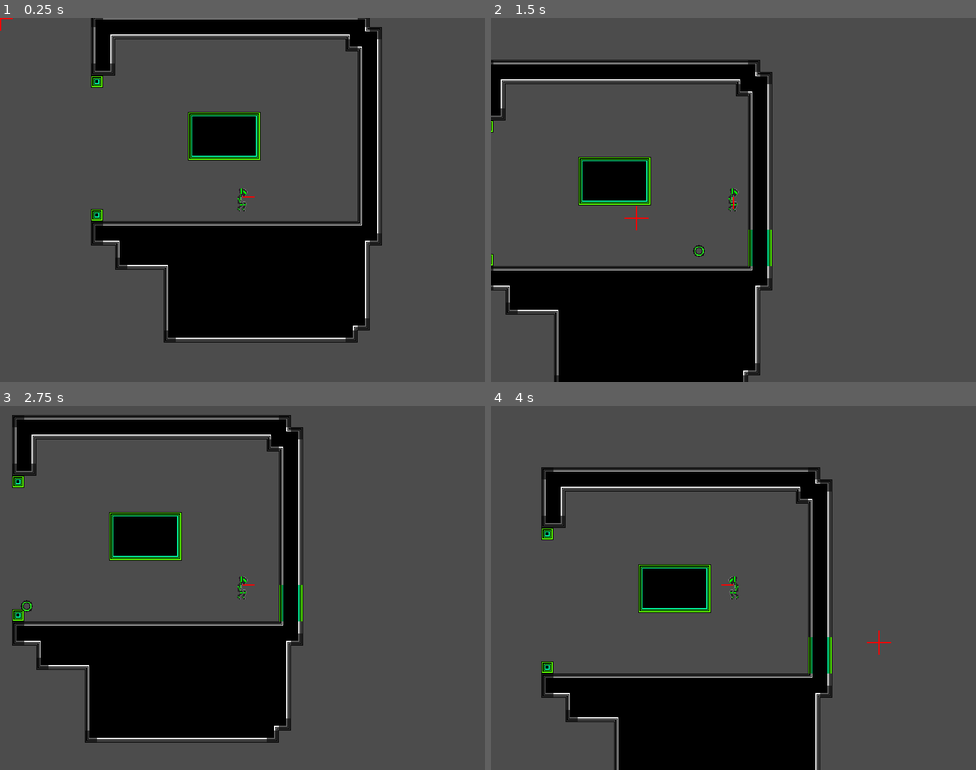
Above: before the commit, frames 1-4 (two rows, left to right).
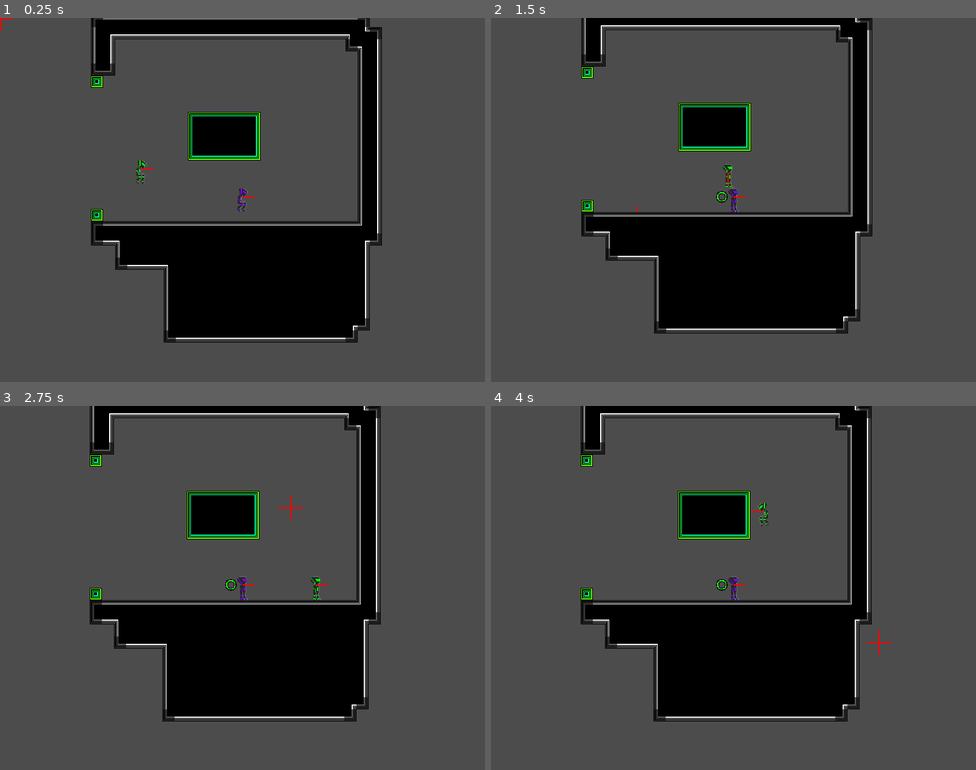
Above: after the commit, the same moments.

Repository: emmawithanE/Frisbee
Game: Godot game, scene res://scenes/World.tscn
Same seed, same stepped clock (60 frames per second), same inputs: the game is played once before the commit and once after it.
Inputs (mouse positions are in pixels of both pictures, inside the frame that each line leads up to):
- Up to frame 1 (0.25 s): no input
- Up to frame 2 (1.5 s): move the mouse to (840, 181) at 0.52 s; hold Right (ui_right) 0.53-1.28 s; click (840, 181) at 0.6 s; tap Space (ui_jump, bound only before the commit) at 0.77, 1.07 s; tap R (dash) at 0.8, 1.35 s; move the mouse to (636, 218) at 1.27 s; hold Down (ui_down) from 1.28 s (still down)
- Up to frame 3 (2.75 s): tap Space (ui_jump, bound only before the commit) at 1.52, 1.55, 1.82, 2.1 s; move the mouse to (291, 507) at 2.02 s; release Down (ui_down) at 2.03 s; hold Right (ui_right) from 2.03 s (still down); click (291, 507) at 2.3 s
- Up to frame 4 (4 s): move the mouse to (709, 660) at 2.77 s; release Right (ui_right) at 2.78 s; hold Up (ui_up) 2.78-3.53 s; click (709, 660) at 2.85 s; tap Space (ui_jump, bound only before the commit) at 3.02, 3.32, 3.77, 3.8 s; tap R (dash) at 3.05, 3.6 s; move the mouse to (879, 642) at 3.52 s; hold Left (ui_left) from 3.53 s (still down)

The runs differ from the first frame. In frame 1, 0.1% of the frame differs, in the area x 28-51%, y 39-53%; in frame 2, 36%, in the area x 0-79%, y 0-100%; in frame 3, 30%; in frame 4, 33%.

Commit message:
two players

Diff:
--- a/project.godot
+++ b/project.godot
@@ -103,30 +103,45 @@
 , Object(InputEventJoypadButton,"resource_local_to_scene":false,"resource_name":"","device":0,"button_index":2,"pressure":0.0,"pressed":false,"script":null)
  ]
 }
-aim_left={
-"deadzone": 0.5,
-"events": [ Object(InputEventJoypadMotion,"resource_local_to_scene":false,"resource_name":"","device":0,"axis":2,"axis_value":-1.0,"script":null)
- ]
-}
-aim_right={
-"deadzone": 0.5,
-"events": [ Object(InputEventJoypadMotion,"resource_local_to_scene":false,"resource_name":"","device":0,"axis":2,"axis_value":1.0,"script":null)
- ]
-}
-aim_up={
-"deadzone": 0.5,
-"events": [ Object(InputEventJoypadMotion,"resource_local_to_scene":false,"resource_name":"","device":0,"axis":3,"axis_value":-1.0,"script":null)
- ]
-}
-aim_down={
-"deadzone": 0.5,
-"events": [ Object(InputEventJoypadMotion,"resource_local_to_scene":false,"resource_name":"","device":0,"axis":3,"axis_value":1.0,"script":null)
- ]
-}
-ui_jump={
+jump={
 "deadzone": 0.5,
 "events": [ Object(InputEventKey,"resource_local_to_scene":false,"resource_name":"","device":0,"alt":false,"shift":false,"control":false,"meta":false,"command":false,"pressed":false,"scancode":32,"physical_scancode":0,"unicode":0,"echo":false,"script":null)
 , Object(InputEventJoypadButton,"resource_local_to_scene":false,"resource_name":"","device":0,"button_index":0,"pressure":0.0,"pressed":false,"script":null)
+ ]
+}
+ui_left_p2={
+"deadzone": 0.5,
+"events": [ Object(InputEventJoypadMotion,"resource_local_to_scene":false,"resource_name":"","device":1,"axis":0,"axis_value":-1.0,"script":null)
+ ]
+}
+ui_right_p2={
+"deadzone": 0.5,
+"events": [ Object(InputEventJoypadMotion,"resource_local_to_scene":false,"resource_name":"","device":1,"axis":0,"axis_value":1.0,"script":null)
+ ]
+}
+ui_up_p2={
+"deadzone": 0.5,
+"events": [ Object(InputEventJoypadMotion,"resource_local_to_scene":false,"resource_name":"","device":1,"axis":1,"axis_value":-1.0,"script":null)
+ ]
+}
+ui_down_p2={
+"deadzone": 0.5,
+"events": [ Object(InputEventJoypadMotion,"resource_local_to_scene":false,"resource_name":"","device":1,"axis":1,"axis_value":1.0,"script":null)
+ ]
+}
+click_p2={
+"deadzone": 0.5,
+"events": [ Object(InputEventJoypadButton,"resource_local_to_scene":false,"resource_name":"","device":1,"button_index":2,"pressure":0.0,"pressed":false,"script":null)
+ ]
+}
+dash_p2={
+"deadzone": 0.5,
+"events": [ Object(InputEventJoypadButton,"resource_local_to_scene":false,"resource_name":"","device":1,"button_index":0,"pressure":0.0,"pressed":false,"script":null)
+ ]
+}
+jump_p2={
+"deadzone": 0.5,
+"events": [ Object(InputEventJoypadButton,"resource_local_to_scene":false,"resource_name":"","device":1,"button_index":1,"pressure":0.0,"pressed":false,"script":null)
  ]
 }
 
--- a/scenes/Player.gd
+++ b/scenes/Player.gd
@@ -33,14 +33,29 @@
 var on_floor = false
 var bounced = false
 
+var UI_LEFT = "ui_left"
+var UI_RIGHT = "ui_right"
+var UI_UP = "ui_up"
+var UI_DOWN = "ui_down"
+var UI_CLICK = "click"
+var UI_JUMP = "jump"
+var UI_DASH = "dash"
+
 # Called when the node enters the scene tree for the first time.
 func _ready():
-	pass # Replace with function body.
+	if colour != 1:
+		UI_LEFT += "_p2"
+		UI_RIGHT += "_p2"
+		UI_UP += "_p2"
+		UI_DOWN += "_p2"
+		UI_CLICK += "_p2"
+		UI_JUMP += "_p2"
+		UI_DASH += "_p2"
 
 var last_aim = Vector2(1, 0)
 func aim_vector():
 	#var aim = Input.get_vector("aim_left", "aim_right", "aim_up", "aim_down")
-	var aim = Input.get_vector("ui_left", "ui_right", "ui_up", "ui_down")
+	var aim = Input.get_vector(UI_LEFT, UI_RIGHT, UI_UP, UI_DOWN)
 	if aim:
 		last_aim = aim
 	return last_aim
@@ -69,7 +84,7 @@
 			else:
 				$Sprite.set_frame_coords(Vector2(1, colour - 1))
 
-	if Input.is_action_just_pressed("click"):
+	if Input.is_action_just_pressed(UI_CLICK):
 		match shooting_state:
 			ShootingStates.Ready:
 				# print("Click!")
@@ -104,13 +119,12 @@
 		vel.y -= vel.y*vel.y*sign(vel.y)*0.01*delta
 	# jumping
 	if on_floor:
-		if Input.is_action_just_pressed("ui_jump"):
+		if Input.is_action_just_pressed(UI_JUMP):
 			vel.y = -JUMP
-
 	# movement
 
-	var left = Input.is_action_pressed("ui_left")
-	var right = Input.is_action_pressed("ui_right")
+	var left = Input.is_action_pressed(UI_LEFT)
+	var right = Input.is_action_pressed(UI_RIGHT)
 	if left != right:
 		if dash_state != DashState.ChargingDash:
 			var dx = -MAX_SPD*int(left) + MAX_SPD*int(right)
@@ -123,13 +137,13 @@
 
 	match dash_state:
 		DashState.Ready:
-			if Input.is_action_just_pressed("dash"):
+			if Input.is_action_just_pressed(UI_DASH):
 				dash_state = DashState.ChargingDash
 				vel = Vector2(0, 0)
 		DashState.ChargingDash:
 			vel.y = CHARGING_FALL_RATE
 			dash_charge += delta
-			if Input.is_action_just_released("dash"):
+			if Input.is_action_just_released(UI_DASH):
 				dash_state = DashState.Dash
 				$DashTimer.start(min(MAX_DASH, dash_charge * DASH_SCALE))
 				vel = aim_vector() * DASH_SPEED
@@ -138,10 +152,15 @@
 
 	# Gravity time
 	vel.y += gravity
-
+	print("1 " + str(colour) + " " + str(vel))
+	assert(vel.x == vel.x)
 	var remaining_force = vel*delta
 	on_floor = false
-	while remaining_force.length():
+	for _i in range(4):
+		if !remaining_force.length():
+			break
+		print("2 " + str(colour) + " " + str(remaining_force))
+		assert(vel.x == vel.x)
 		var coll = move_and_collide(remaining_force)
 		if !coll:
 			break
@@ -160,6 +179,8 @@
 				remaining_force += coll.normal*Vector2(800, 800)*delta
 			else:
 				vel += (vel*coll.normal).length()*coll.normal
+	print("3 " + str(colour) + " " + str(vel))
+	assert(vel.x == vel.x)
 
 func grab_timeout():
 	print("timeout")
--- a/scenes/World.tscn
+++ b/scenes/World.tscn
@@ -9,8 +9,12 @@
 
 [node name="World" type="Node"]
 
+[node name="Player2" parent="." instance=ExtResource( 1 )]
+position = Vector2( 194, 171 )
+
 [node name="Player" parent="." instance=ExtResource( 1 )]
 position = Vector2( 328, 208 )
+colour = 2
 
 [node name="Camera2D" type="Camera2D" parent="Player"]
 current = true
